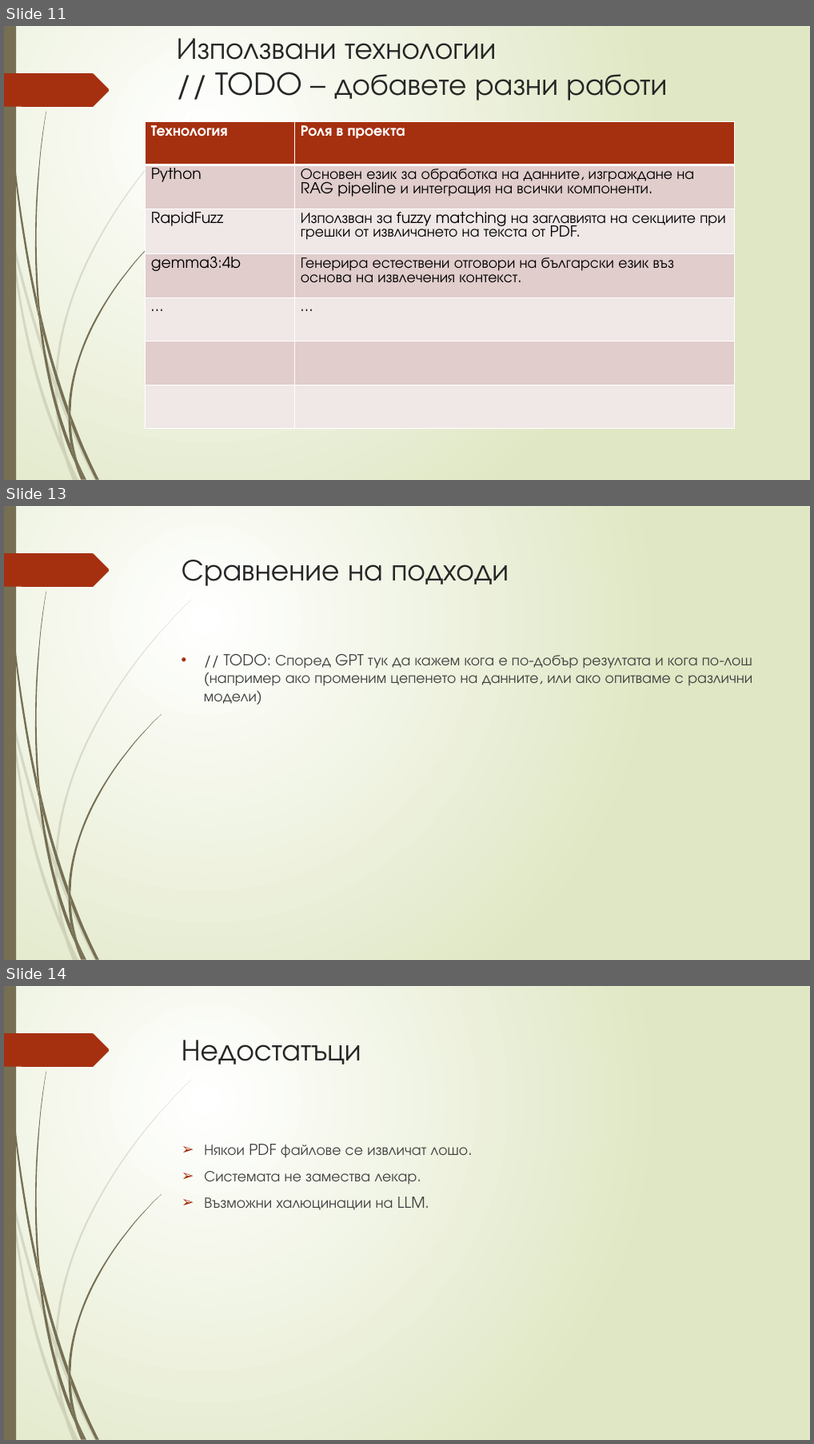
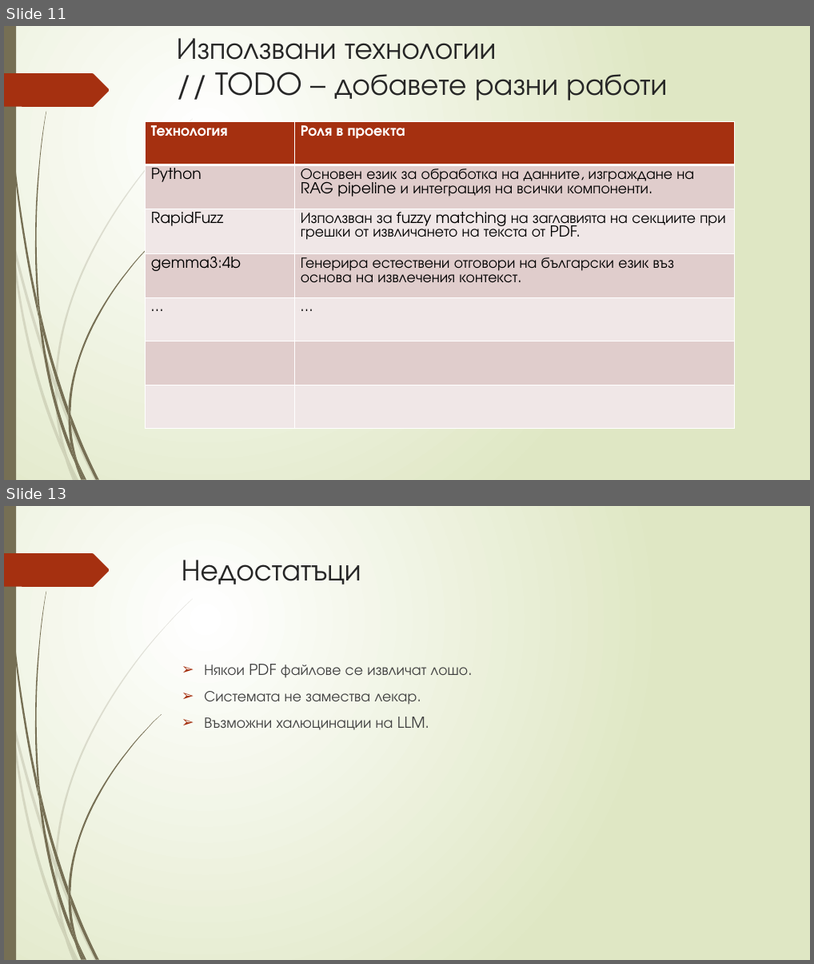
Before and after one commit to Samuil12/project_RAG, a slide deck: rag_presentation.pptx. Shown one above the other, each under a label of ours: slides 11, 13 and 14 before the commit, slides 11 and 13 after it; the slides between them are not shown. The pictures are 814x1444 and 814x964 pixels, drawn with LibreOffice and Linux fonts; fonts in the diff are those of the drawing. Boxes give left, top, right and bottom in pixels: in the first picture for what was removed or moved away, otherwise in the second. Text is boxed around its words. In the diff, an @@ line names an element or a change of style, - is before the commit and + after.

```diff
--- a/rag_presentation.pptx
+++ b/rag_presentation.pptx
@@ slide 13 removed at [4, 506, 810, 960], background gradient #FFFFFF to #DFE8C4; not listed: 24 template elements that a slide beside it also shows @@
@@ title removed at [182, 560, 509, 586] @@
-Сравнение на подходи
@@ text removed at [204, 654, 753, 704] @@
-• // TODO: Според GPT тук да кажем кога е по-добър резултата и кога по-лош (например ако променим цепенето на данните, или ако опитваме с различни модели)
@@ what was slide 14 is now slide 13 @@
```
Also in this commit, not shown: 1 slide added, 1 other slide removed.
